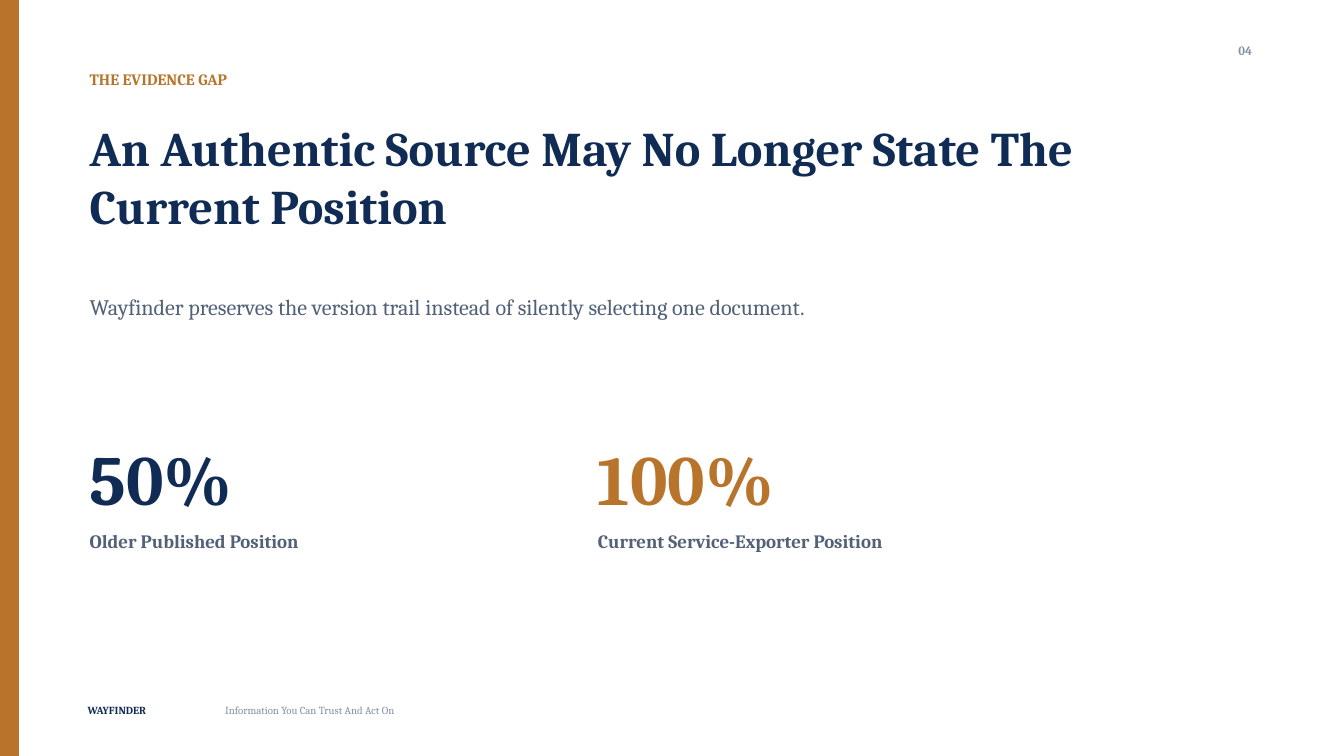
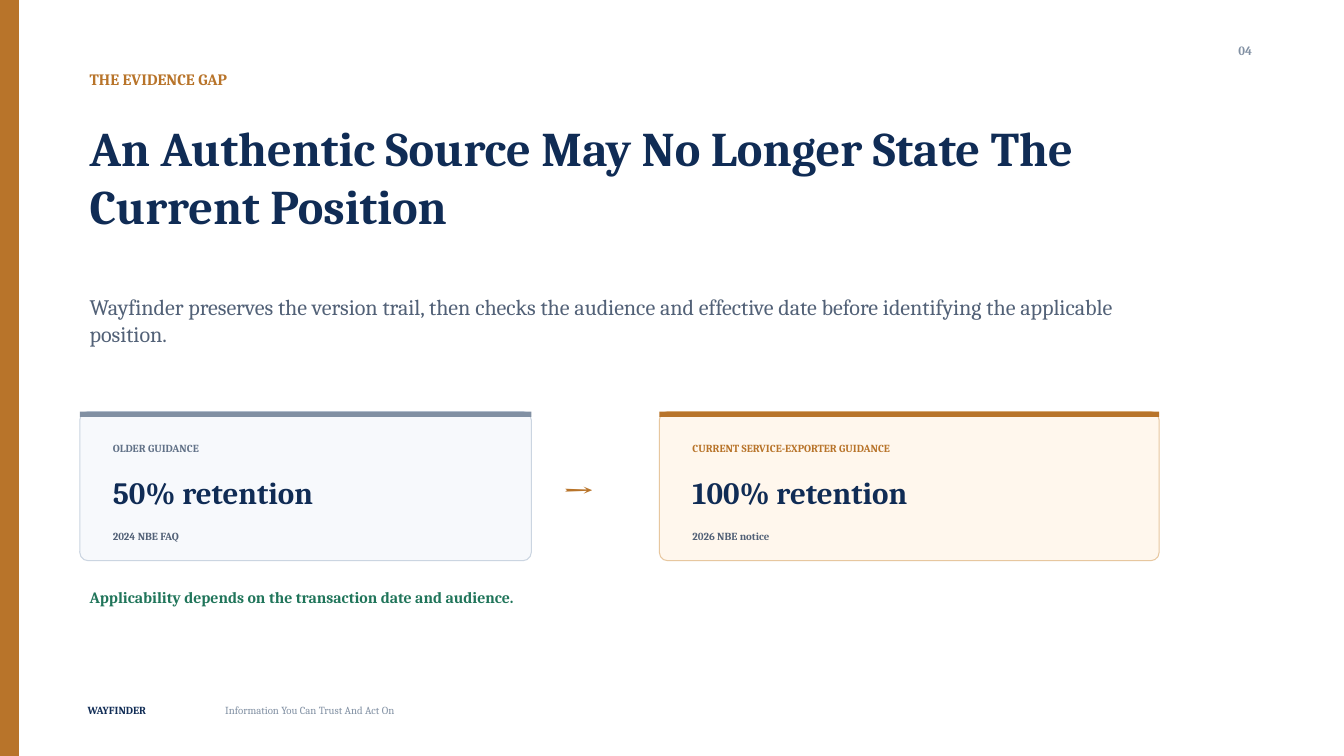
Before and after one commit to natnaelTi/osf_capstone, a slide deck: slide 4 of public/Wayfinder-Pitch-Deck.pptx. Drawn at 1344x756 pixels with LibreOffice and Linux fonts; fonts in the diff are those of the drawing. Boxes give left, top, right and bottom in pixels: in the first picture for what was removed or moved away, otherwise in the second. Text is boxed around its words. In the diff, an @@ line names an element or a change of style, - is before the commit and + after.

```diff
--- a/public/Wayfinder-Pitch-Deck.pptx
+++ b/public/Wayfinder-Pitch-Deck.pptx
@@ text at (x1=90, y1=299, x2=1112, y2=347): text changed @@
-Wayfinder preserves the version trail instead of silently selecting one document.
+Wayfinder preserves the version trail, then checks the audience and effective date before identifying the applicable position.
@@ rounded rectangle added at (x1=80, y1=411, x2=531, y2=561), fill #F7F9FC, outline #CBD5E1 0.75 pt @@
@@ rectangle added at (x1=80, y1=411, x2=531, y2=416), fill #8190A3 @@
@@ rounded rectangle added at (x1=659, y1=411, x2=1159, y2=561), fill #FFF7ED, outline #E7C79F 0.75 pt @@
@@ rectangle added at (x1=659, y1=411, x2=1159, y2=416), fill #B8742A @@
@@ text added at (x1=113, y1=445, x2=199, y2=452), 7.7 pt, text #627288, bold @@
+OLDER GUIDANCE
@@ text at (x1=692, y1=444, x2=890, y2=452): text changed; size 13.5 to 7.7 pt; text colour #526177 to #B8742A @@
-Current Service-Exporter Position
+CURRENT SERVICE-EXPORTER GUIDANCE
@@ text added at (x1=553, y1=460, x2=636, y2=522), 30 pt, text #B8742A, bold @@
+→
@@ text at (x1=113, y1=482, x2=313, y2=505): text changed; size 50.3 to 22.1 pt @@
-50%
+50% retention
@@ text at (x1=692, y1=482, x2=907, y2=505): text changed; size 50.3 to 22.1 pt; text colour #B8742A to #102C55 @@
-100%
+100% retention
@@ text removed at (x1=90, y1=535, x2=299, y2=548) @@
-Older Published Position
@@ text added at (x1=113, y1=532, x2=179, y2=542), 7.7 pt, text #526177, bold @@
+2024 NBE FAQ
@@ text added at (x1=692, y1=532, x2=770, y2=540), 7.7 pt, text #526177, bold @@
+2026 NBE notice
@@ text added at (x1=90, y1=592, x2=514, y2=607), 11.2 pt, text #20755A, bold @@
+Applicability depends on the transaction date and audience.
```
Also in this commit, not shown: 1 other slide changed, 4 other files.
